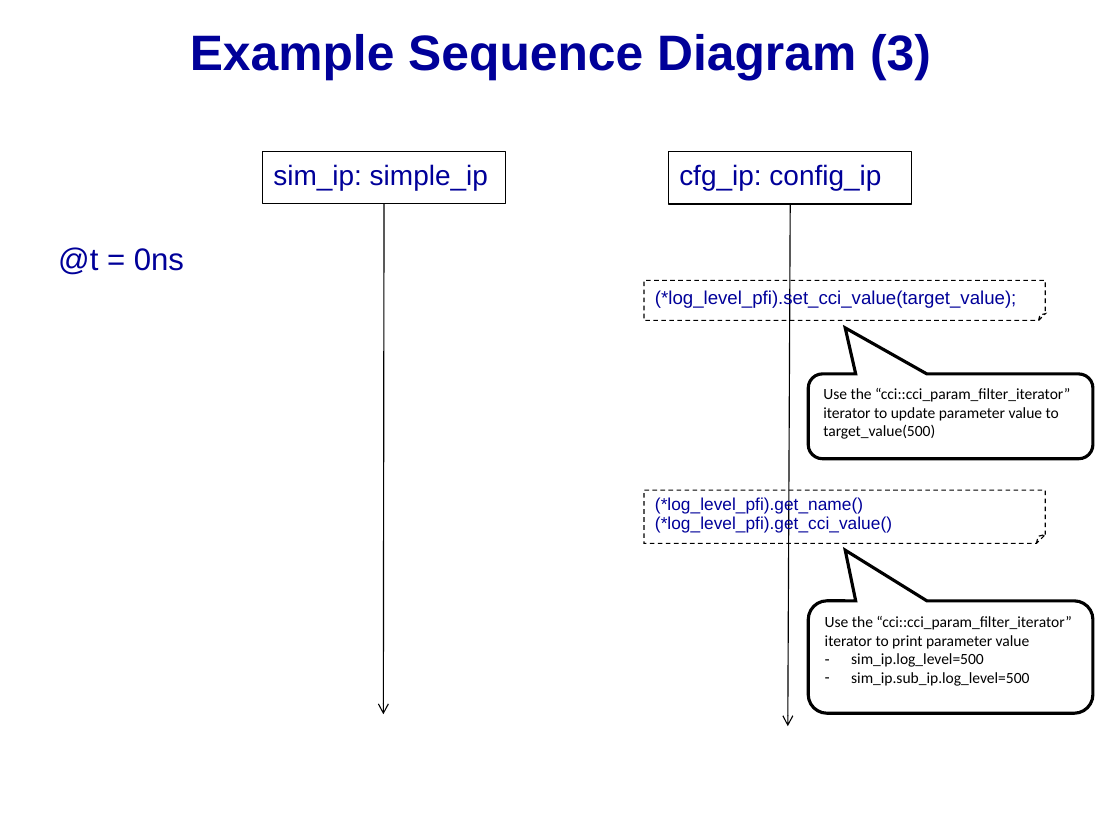
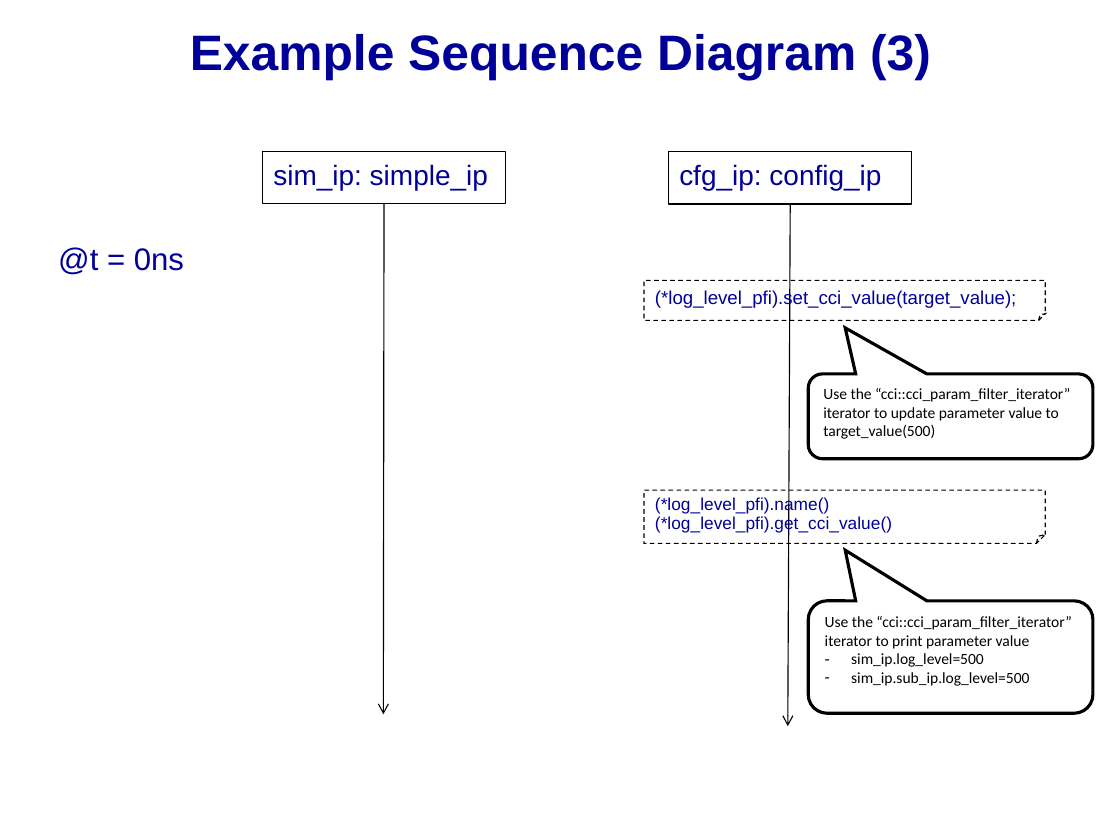
Before and after one commit to accellera-official/cci, a slide deck: slide 6 of examples/ex23_Hierarchical_Value_Update/docs/ex23_Hierarchical_Value_Update.ppt. Drawn at 1120x840 pixels with LibreOffice and Linux fonts; fonts in the diff are those of the drawing; background and template pictures are left out. Boxes give left, top, right and bottom in pixels: in the first picture for what was removed or moved away, otherwise in the second. Text is boxed around its words. In the diff, an @@ line names an element or a change of style, - is before the commit and + after.

Commit message:
Rename cci_param_if::get_name() to name()
Rename this query to conform with our naming guidelines and follow
SystemC conventions.

```diff
--- a/examples/ex23_Hierarchical_Value_Update/docs/ex23_Hierarchical_Value_Update.ppt
+++ b/examples/ex23_Hierarchical_Value_Update/docs/ex23_Hierarchical_Value_Update.ppt
@@ text in folded corner at [655,496,829,514]: text changed @@
-(*log_level_pfi).get_name()
+(*log_level_pfi).name()
```
Also in this commit, not shown: 52 other files.
